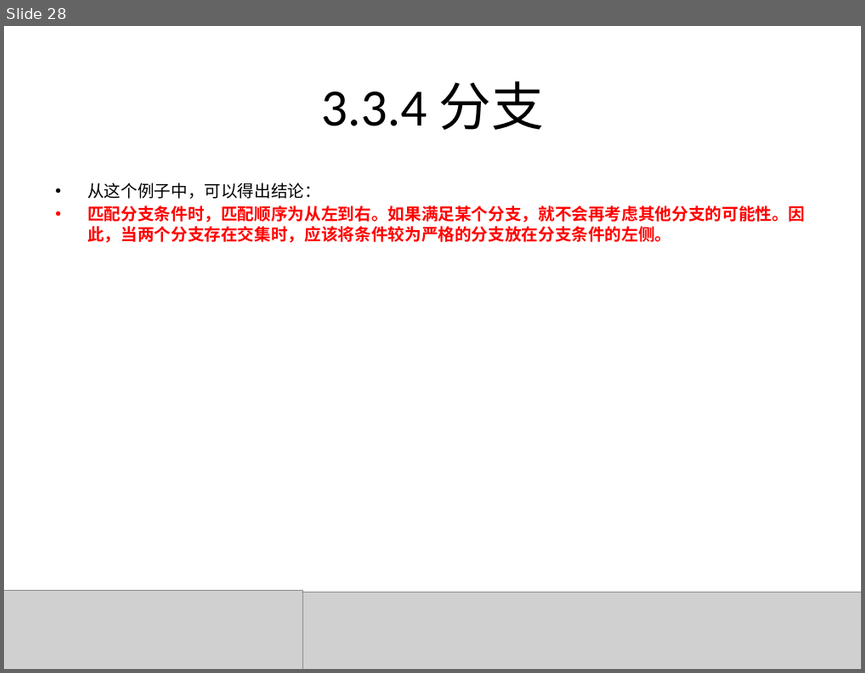
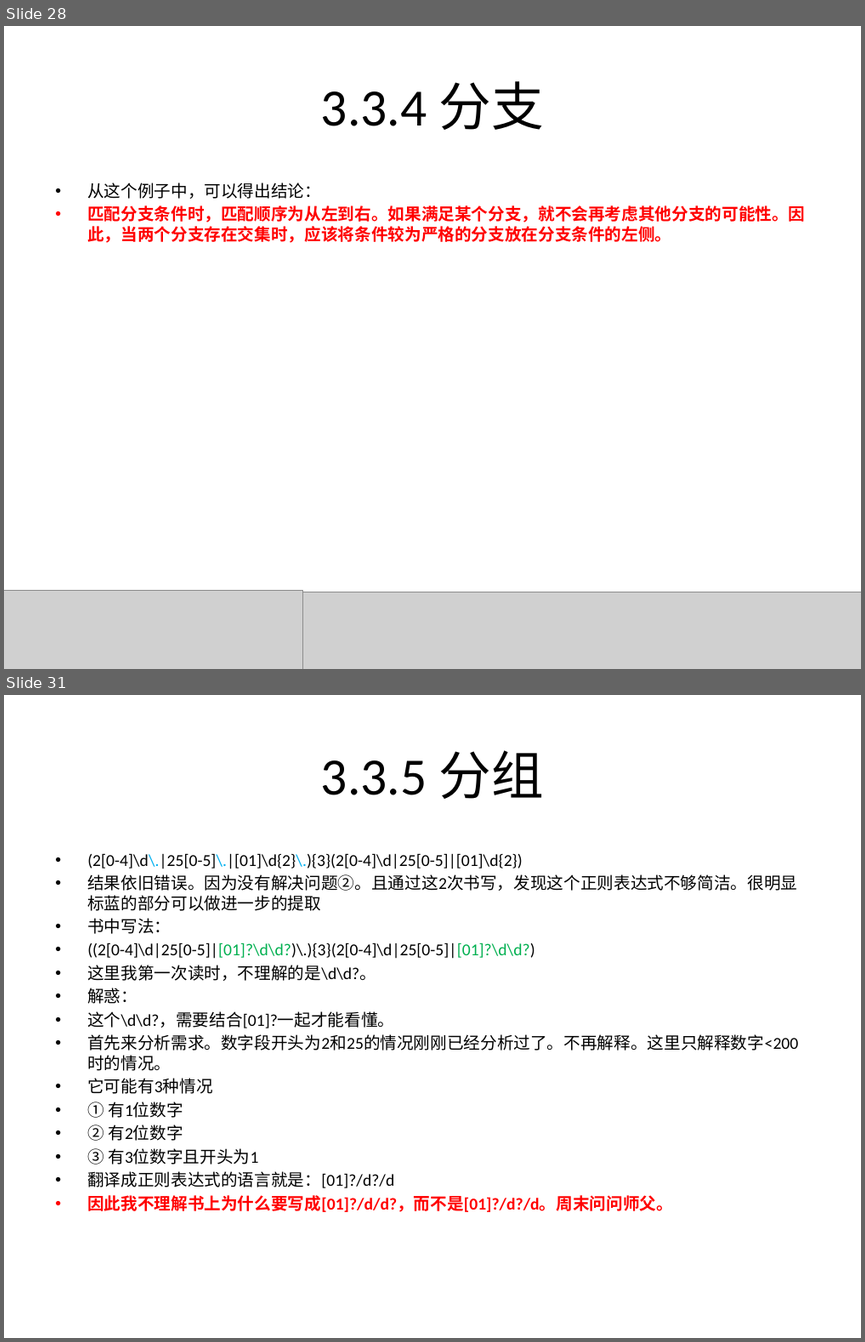
Before and after one commit to rayallen20/regularExpressions, a slide deck: 《PHP核心技术与最佳实践》第3章--正则表达式基础与应用/3.3 正则表达式匹配规则.pptx. Shown one above the other, each under a label of ours: slide 28 before the commit, slides 28 and 31 after it; the slides between them are not shown. The pictures are 865x673 and 865x1342 pixels, drawn with LibreOffice and Linux fonts; fonts in the diff are those of the drawing; grey boxes stand for pictures. Boxes give left, top, right and bottom in pixels: in the first picture for what was removed or moved away, otherwise in the second. Text is boxed around its words. In the diff, an @@ line names an element or a change of style, - is before the commit and + after.

Commit message:
3.3.5分组完成 3.3.7环视部分完成
3.3.7完成度:
1.顺序肯定环视的常规与变种
2.顺序否定环视的常规使用

```diff
--- a/《PHP核心技术与最佳实践》第3章--正则表达式基础与应用/3.3 正则表达式匹配规则.pptx
+++ b/《PHP核心技术与最佳实践》第3章--正则表达式基础与应用/3.3 正则表达式匹配规则.pptx
@@ slide 31 added at (x1=4, y1=695, x2=861, y2=1338), background #FFFFFF @@
@@ title added at (x1=321, y1=750, x2=544, y2=799), 44 pt, text #000000 @@
+3.3.5 分组
@@ text added at (x1=87, y1=853, x2=798, y2=1212), 14 pt, text #000000 @@
+• (2[0-4]\d\.|25[0-5]\.|[01]\d{2}\.){3}(2[0-4]\d|25[0-5]|[01]\d{2})
+• 结果依旧错误。因为没有解决问题②。且通过这2次书写，发现这个正则表达式不够简洁。很明显标蓝的部分可以做进一步的提取
+• 书中写法：
+• ((2[0-4]\d|25[0-5]|[01]?\d\d?)\.){3}(2[0-4]\d|25[0-5]|[01]?\d\d?)
+• 这里我第一次读时，不理解的是\d\d?。
+• 解惑：
+• 这个\d\d?，需要结合[01]?一起才能看懂。
+• 首先来分析需求。数字段开头为2和25的情况刚刚已经分析过了。不再解释。这里只解释数字<200时的情况。
+• 它可能有3种情况
+• ① 有1位数字
+• ② 有2位数字
+• ③ 有3位数字且开头为1
+• 翻译成正则表达式的语言就是：[01]?/d?/d
+• 因此我不理解书上为什么要写成[01]?/d/d?，而不是[01]?/d?/d。周末问问师父。
```
Also in this commit, not shown: 25 other slides added, 6 other files.
